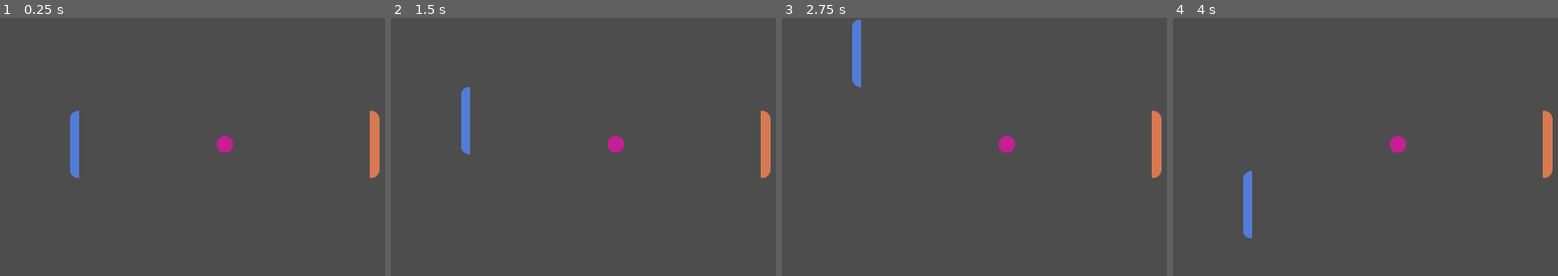
Above: before the commit, frames 1-4 (left to right).
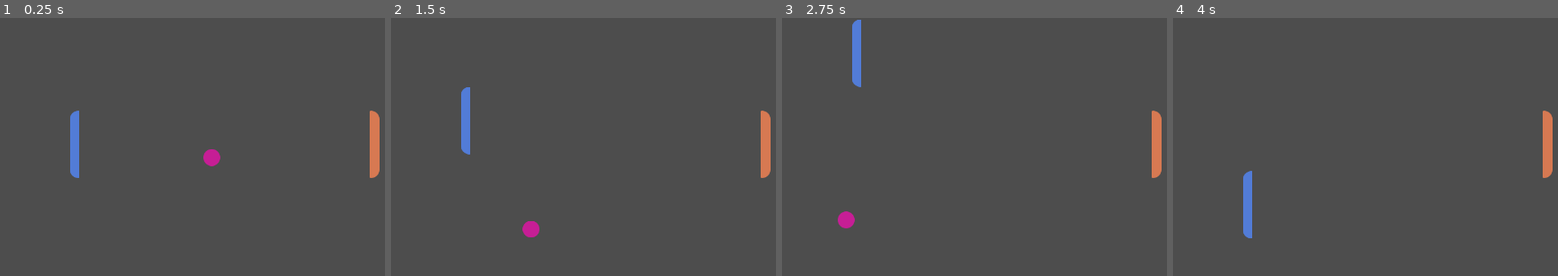
Above: after the commit, the same moments.

Repository: BlueFire888/Pong_TM
Game: Godot game, scene res://scenes/game_world.tscn
Same seed, same stepped clock (60 frames per second), same inputs: the game is played once before the commit and once after it.
Inputs:
- Up to frame 1 (0.25 s): no input
- Up to frame 2 (1.5 s): hold W (UP) 0.53-1.28 s; hold S (DOWN) from 1.28 s (still down)
- Up to frame 3 (2.75 s): release S (DOWN) at 2.03 s; hold W (UP) from 2.03 s (still down)
- Up to frame 4 (4 s): release W (UP) at 3.53 s; hold S (DOWN) from 3.53 s (still down)

The runs differ from the first frame. In frame 1, 0.5% of the frame differs, in the area x 52-61%, y 45-58%; in frame 2, 0.5%; in frame 3, 0.5%, in the area x 14-61%, y 45-82%; in frame 4, 0.2%.

Commit message:
added ball physics for bouncing and speeding up over time

Diff:
--- a/pong/scenes/game_world.tscn
+++ b/pong/scenes/game_world.tscn
@@ -6,14 +6,19 @@
 [ext_resource type="Texture2D" uid="uid://lumcg14h0hs0" path="res://arts/Player.png" id="3_8xlei"]
 [ext_resource type="Texture2D" uid="uid://chdrh0nsnwo4" path="res://arts/Computer.png" id="3_epely"]
 [ext_resource type="Texture2D" uid="uid://dm5te5qn81j84" path="res://arts/Ball.png" id="6_4mok6"]
+[ext_resource type="Script" path="res://scripts/ball.gd" id="6_ms8hy"]
 
 [sub_resource type="RectangleShape2D" id="RectangleShape2D_6ajnw"]
-size = Vector2(23, 123)
+size = Vector2(18, 123)
 
 [sub_resource type="WorldBoundaryShape2D" id="WorldBoundaryShape2D_6f415"]
 normal = Vector2(0, 1)
 
 [sub_resource type="WorldBoundaryShape2D" id="WorldBoundaryShape2D_ip4xc"]
+
+[sub_resource type="PhysicsMaterial" id="PhysicsMaterial_6qy6n"]
+friction = 0.0
+bounce = 1.0
 
 [sub_resource type="CircleShape2D" id="CircleShape2D_vvwk8"]
 radius = 16.0
@@ -31,7 +36,7 @@
 metadata/_edit_group_ = true
 
 [node name="CollisionShape2D" type="CollisionShape2D" parent="left_paddle"]
-position = Vector2(1, -1)
+position = Vector2(0, -1)
 shape = SubResource("RectangleShape2D_6ajnw")
 metadata/_edit_group_ = true
 
@@ -45,7 +50,7 @@
 metadata/_edit_group_ = true
 
 [node name="CollisionShape2D" type="CollisionShape2D" parent="right_paddle"]
-position = Vector2(1, -1)
+position = Vector2(0, -1)
 shape = SubResource("RectangleShape2D_6ajnw")
 metadata/_edit_group_ = true
 
@@ -60,10 +65,15 @@
 
 [node name="Ball" type="RigidBody2D" parent="."]
 position = Vector2(96, 48)
+physics_material_override = SubResource("PhysicsMaterial_6qy6n")
 gravity_scale = 0.0
+linear_damp_mode = 1
+script = ExtResource("6_ms8hy")
 
 [node name="Sprite2D" type="Sprite2D" parent="Ball"]
 texture = ExtResource("6_4mok6")
 
 [node name="CollisionShape2D" type="CollisionShape2D" parent="Ball"]
 shape = SubResource("CircleShape2D_vvwk8")
+
+[connection signal="body_entered" from="Ball" to="Ball" method="_on_body_entered"]
--- /dev/null
+++ b/pong/scripts/ball.gd
@@ -0,0 +1,14 @@
+extends RigidBody2D
+
+
+# Called when the node enters the scene tree for the first time.
+func _ready() -> void:
+	pass # Replace with function body.
+
+
+# Called every frame. 'delta' is the elapsed time since the previous frame.
+func _physics_process(delta: float) -> void:
+	if Engine.get_physics_frames() % 60 == 0:
+		var x_dir = 1 if linear_velocity.x > 0 else -1
+		var y_dir = 1 if linear_velocity.y > 0 else -1
+		apply_impulse(Vector2(5*x_dir,5*y_dir))
--- a/pong/scripts/game_world.gd
+++ b/pong/scripts/game_world.gd
@@ -8,3 +8,6 @@
 	$left_paddle.position = init_pos
 	$worldboundry/Bottom_CollisionShape2D.position = Vector2(0,screen_size.y)
 	$Ball.position = Vector2(screen_size.x/2,screen_size.y/2)
+	var x_dir = 1 if randi_range(0,1) else -1
+	var y_dir = 1 if randi_range(0,1) else -1
+	$Ball.apply_impulse(Vector2(100*x_dir,100*y_dir))
Not shown: 1 places in pong/scenes/game_world.tscn that only renumber resources
